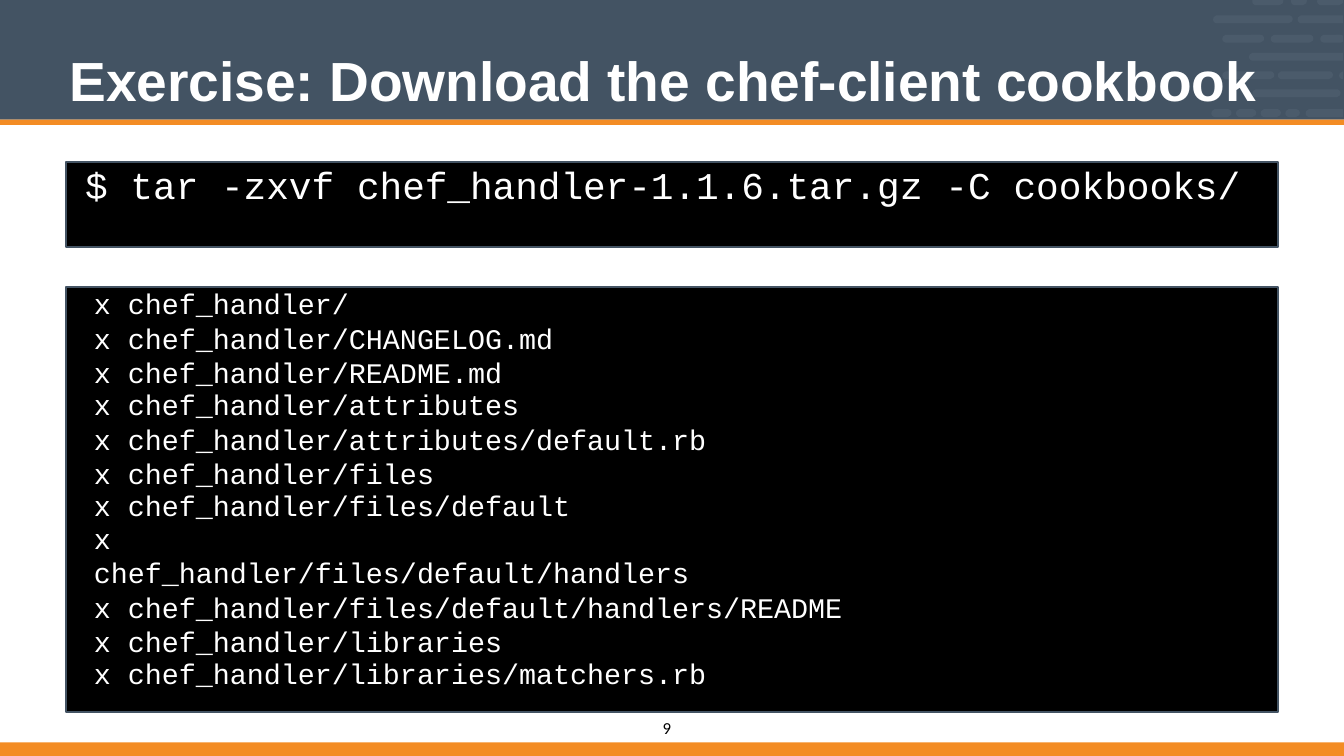
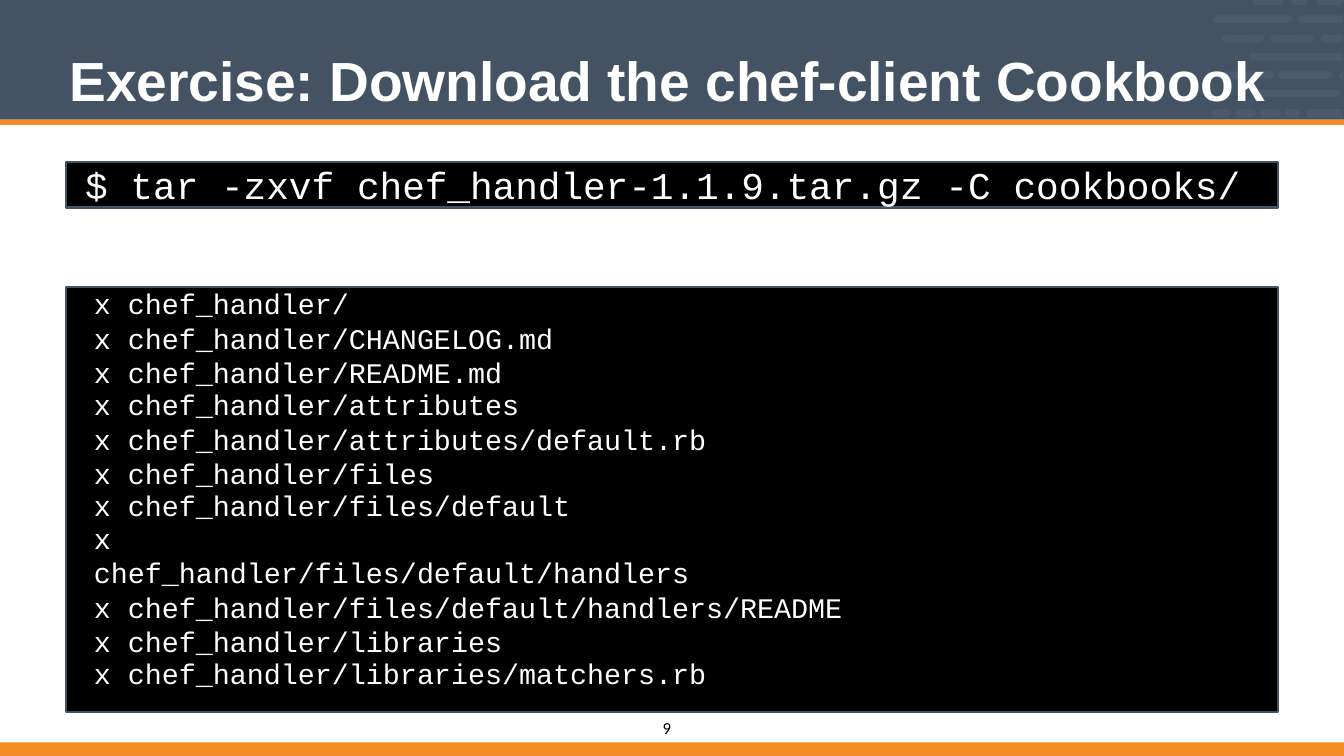
Before and after one commit to vinyar/chef-intermediate, a slide deck: slide 9 of Modules/08-Chef_Intermediate.pptx. Drawn at 1344x756 pixels with LibreOffice and Linux fonts; fonts in the diff are those of the drawing. Boxes give left, top, right and bottom in pixels: in the first picture for what was removed or moved away, otherwise in the second. Text is boxed around its words. In the diff, an @@ line names an element or a change of style, - is before the commit and + after.

```diff
--- a/Modules/08-Chef_Intermediate.pptx
+++ b/Modules/08-Chef_Intermediate.pptx
@@ title at <box>69,61,1265,102</box>: text changed @@
-Exercise: Download the chef-client cookbook
+Exercise: Download the chef-client Cookbook
@@ rectangle "$ tar -zxvf chef_handler-1.1.9.tar.gz -C ...": place and size @@
-rectangle "$ tar -zxvf chef_handler-1.1.9.tar.gz -C ..." at <box>67,162,1278,246</box>
+rectangle "$ tar -zxvf chef_handler-1.1.9.tar.gz -C ..." at <box>67,162,1278,208</box>
@@ text in rectangle at <box>130,172,1241,210</box>: text changed @@
-$ tar -zxvf chef_handler-1.1.6.tar.gz -C cookbooks/
+$ tar -zxvf chef_handler-1.1.9.tar.gz -C cookbooks/
```
Also in this commit, not shown: 29 other slides changed, 1 slide removed.
